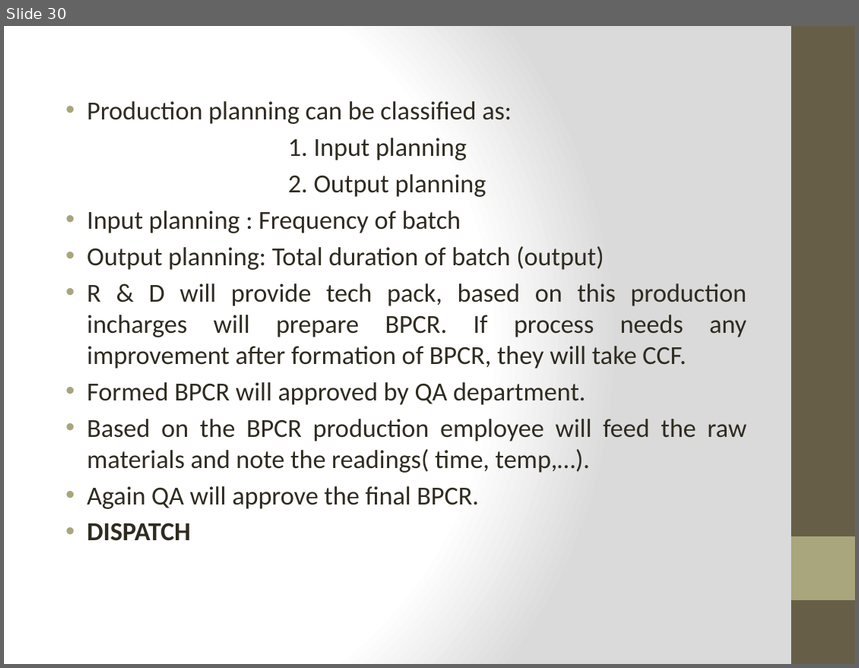
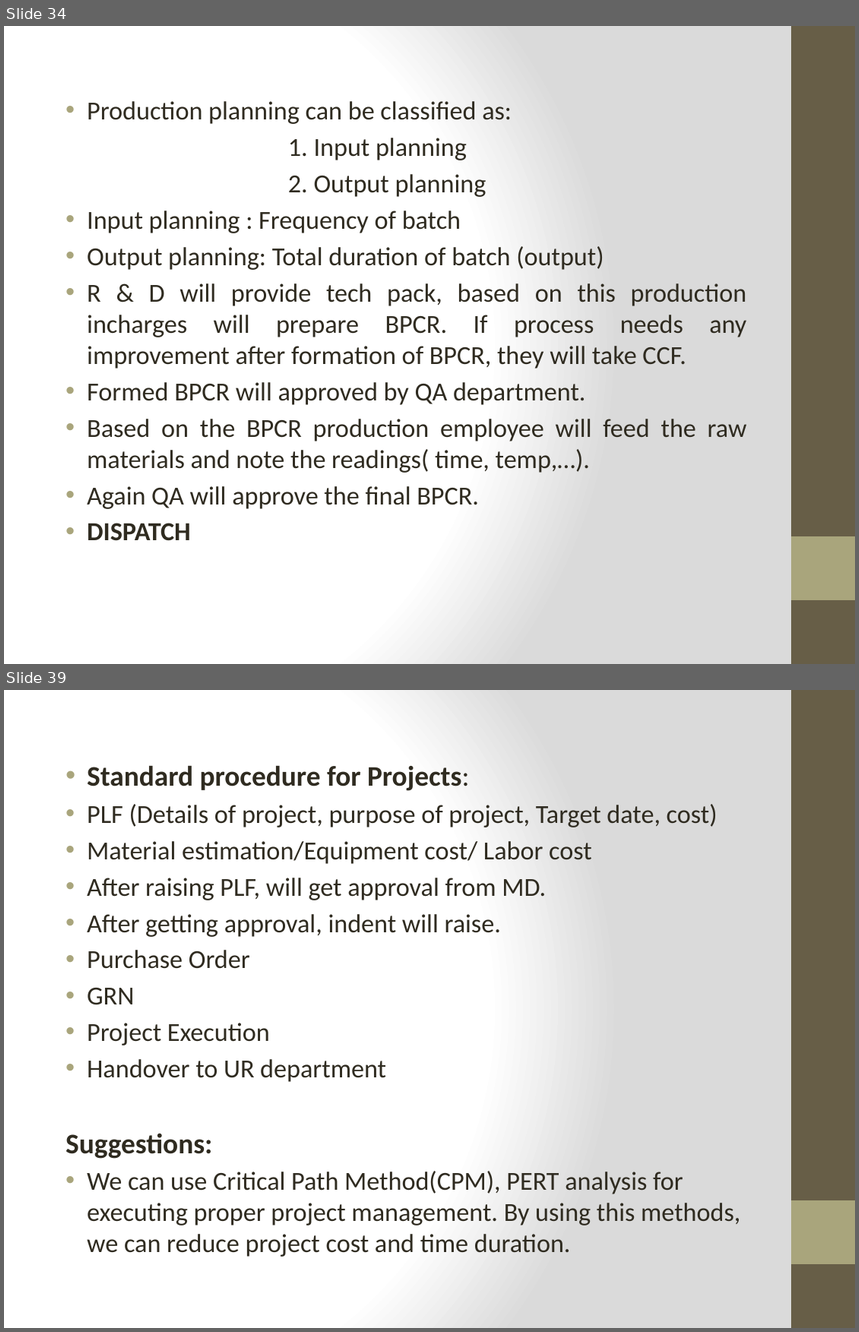
Before and after one commit to sivaiahnaidu/datasciencecoursera, a slide deck: internship ppt.pptx. Shown one above the other, each under a label of ours: slide 30 before the commit, slides 34 and 39 after it; the slides between them are not shown. The pictures are 859x668 and 859x1332 pixels, drawn with LibreOffice and Linux fonts; fonts in the diff are those of the drawing. Boxes give left, top, right and bottom in pixels: in the first picture for what was removed or moved away, otherwise in the second. Text is boxed around its words. In the diff, an @@ line names an element or a change of style, - is before the commit and + after.

```diff
--- a/internship ppt.pptx
+++ b/internship ppt.pptx
@@ slide 39 added at bbox=[4, 690, 855, 1328], background gradient #FFFFFF to #DADADA; not listed: 2 template elements that a slide beside it also shows @@
@@ text added at bbox=[66, 765, 740, 1257], 22 pt, text #2F2B20 @@
+• Standard procedure for Projects:
+• PLF (Details of project, purpose of project, Target date, cost)
+• Material estimation/Equipment cost/ Labor cost
+• After raising PLF, will get approval from MD.
+• After getting approval, indent will raise.
+• Purchase Order
+• GRN
+• Project Execution
+• Handover to UR department
+Suggestions:
+• We can use Critical Path Method(CPM), PERT analysis for executing proper project management. By using this methods, we can reduce project cost and time duration.
@@ what was slide 30 is now slide 34 @@
```
Also in this commit, not shown: 4 slides changed, 11 other slides added, 3 slides removed, 2 other files.
